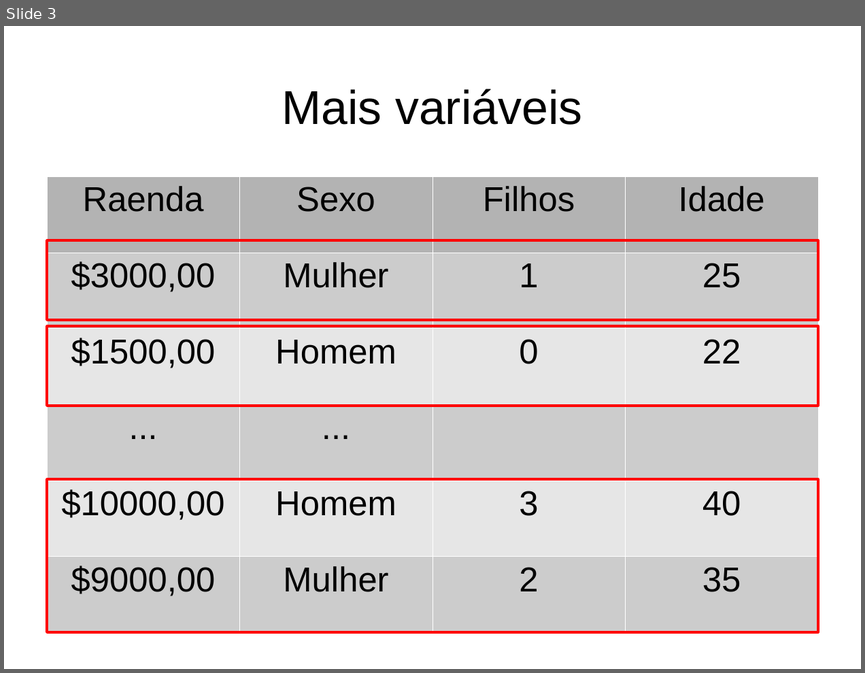
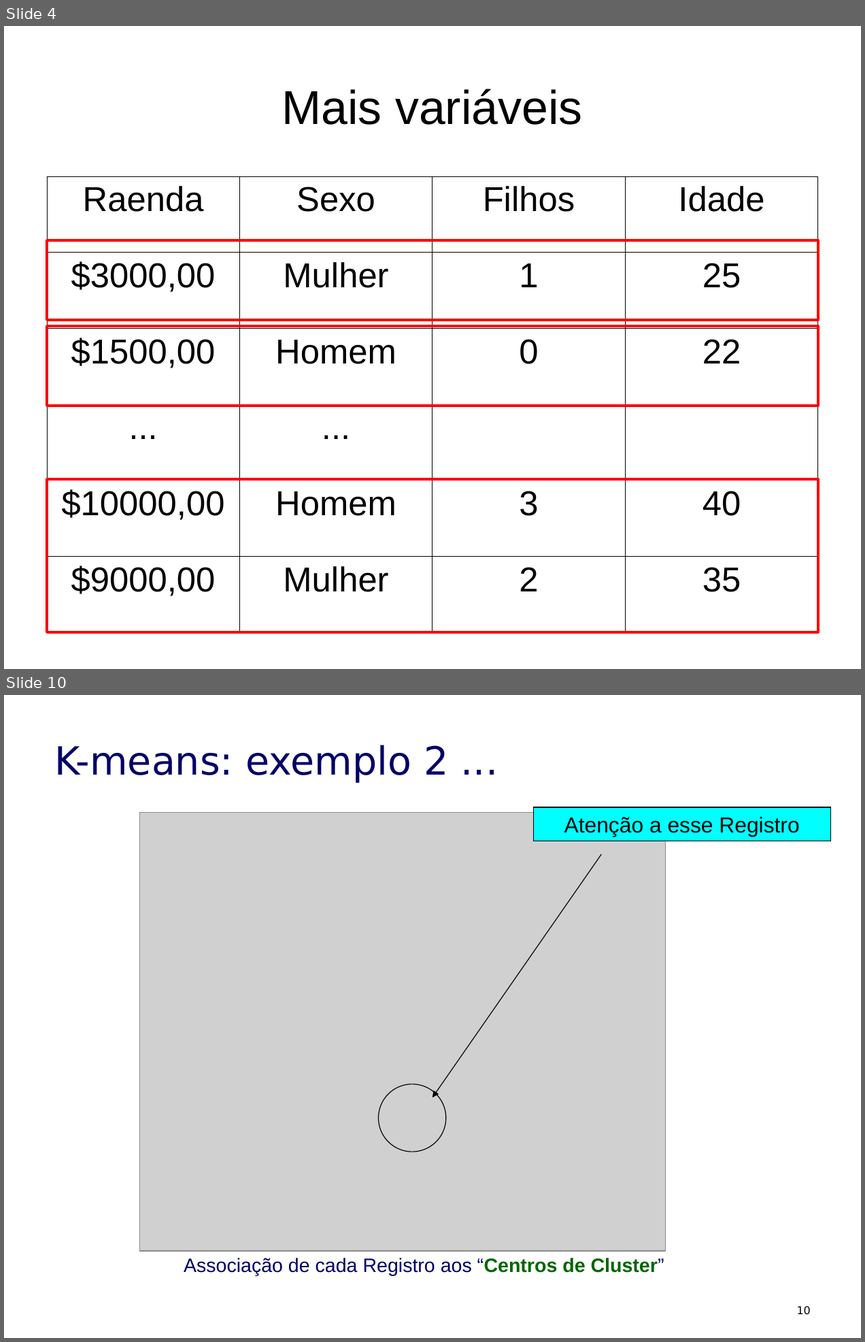
Before and after one commit to flaviobarros/lombz_cluster, a slide deck: Cluster.odp. Shown one above the other, each under a label of ours: slide 3 before the commit, slides 4 and 10 after it; the slides between them are not shown. The pictures are 865x673 and 865x1342 pixels, drawn with LibreOffice and Linux fonts; fonts in the diff are those of the drawing; grey boxes stand for pictures. Boxes give left, top, right and bottom in pixels: in the first picture for what was removed or moved away, otherwise in the second. Text is boxed around its words. In the diff, an @@ line names an element or a change of style, - is before the commit and + after.

Commit message:
Incluindo exemplo do k-means.

```diff
--- a/Cluster.odp
+++ b/Cluster.odp
@@ slide 10 added at bbox=[4, 695, 861, 1338], background #FFFFFF @@
@@ text added at bbox=[54, 745, 448, 783], 36 pt, text #000066 @@
+K-means: exemplo 2 ...
@@ picture added at bbox=[140, 813, 666, 1251] @@
@@ rectangle added at bbox=[534, 807, 830, 841], fill #00FFFF, outline #000000 0.74 pt, 20 pt, text #000000 @@
+Atenção a esse Registro
@@ arrow added from (601, 854) to (432, 1098), #000000 0.74 pt @@
@@ ellipse added at bbox=[379, 1084, 447, 1151], outline #000000 0.74 pt @@
@@ rectangle added at bbox=[176, 1253, 730, 1276], fill #FFFFFF, 18 pt, text #000066 @@
+Associação de cada Registro aos “Centros de Cluster”
@@ page number added at bbox=[797, 1306, 810, 1314], 10 pt, text #000000 @@
+10
@@ what was slide 3 is now slide 4 @@
@@ slide 4 changed as well @@
@@ table at bbox=[47, 176, 818, 632] @@
@@ fill #B3B3B3 to none in row 1 @@
@@ fill #CCCCCC to none in 10 cells @@
@@ fill #E6E6E6 to none in 8 cells @@
@@ borders changed @@
```
Also in this commit, not shown: 2 other slides changed, 10 other slides added.
